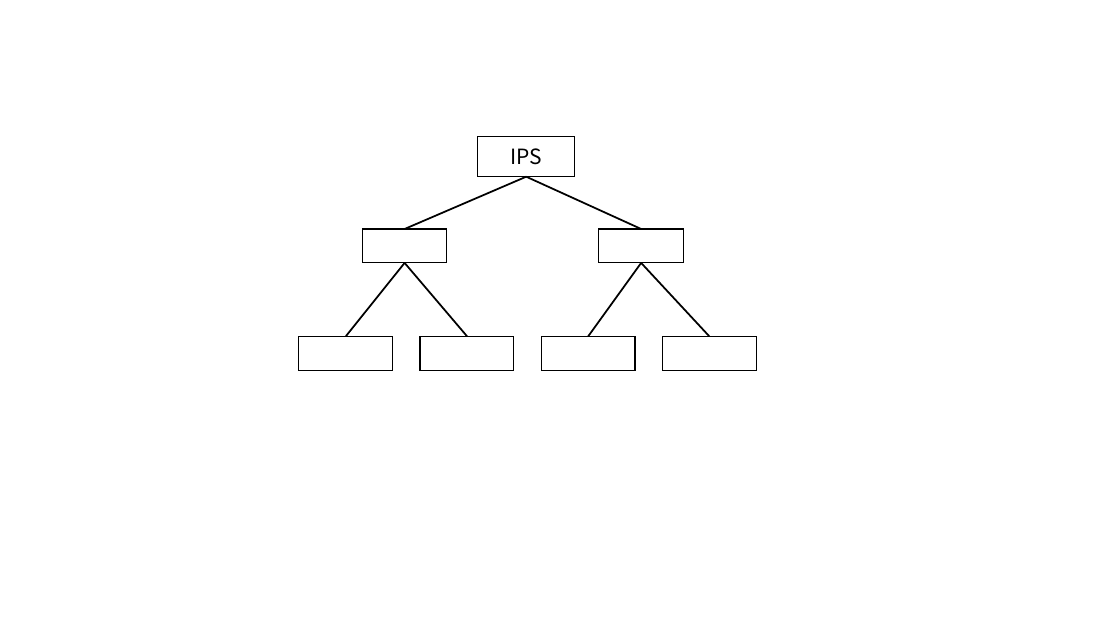
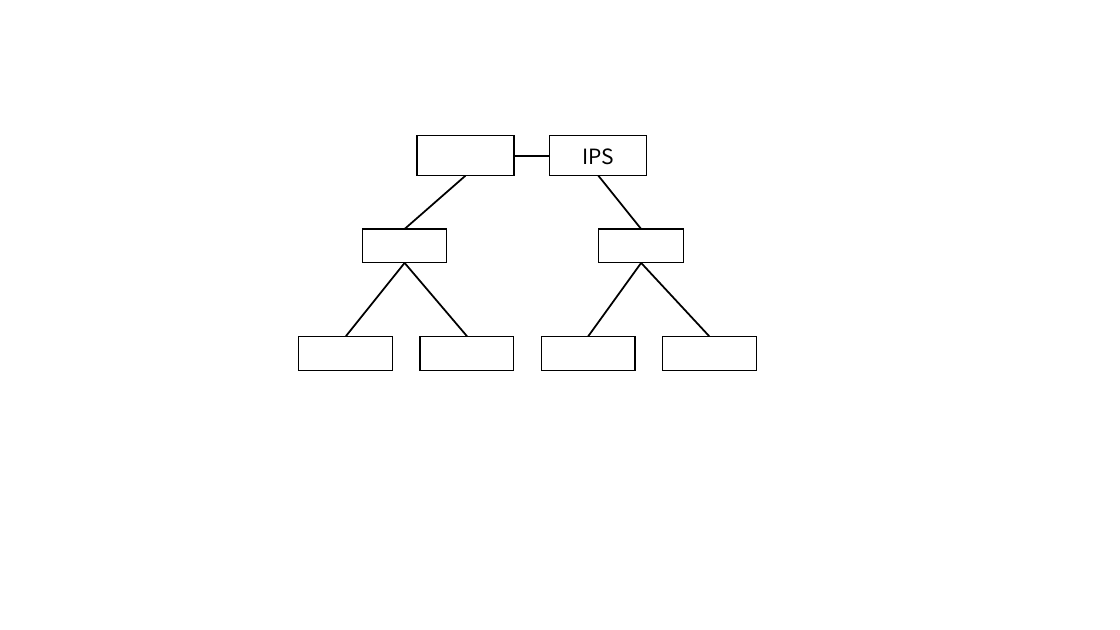
Before and after one commit to Kotaro-MOTOYOSHI/-, a slide deck: slide 4 of Figure.pptx. Drawn at 1120x630 pixels with LibreOffice and Linux fonts; fonts in the diff are those of the drawing. Boxes give left, top, right and bottom in pixels: in the first picture for what was removed or moved away, otherwise in the second. Text is boxed around its words. In the diff, an @@ line names an element or a change of style, - is before the commit and + after.

```diff
--- a/Figure.pptx
+++ b/Figure.pptx
@@ rectangle: place and size @@
-rectangle at [478, 137, 575, 177]
+rectangle at [417, 135, 513, 176]
@@ text "IPS": place and size @@
-text "IPS" at [510, 148, 542, 165]
+text "IPS" at [583, 148, 615, 165]
@@ rectangle added at [550, 135, 647, 176], outline #000000 1 pt @@
@@ line moved from (405, 229) - (526, 176) to (405, 229) - (465, 176) @@
@@ line moved from (641, 229) - (526, 176) to (550, 155) - (514, 155) @@
@@ line added from (641, 229) to (598, 176), #000000 1.5 pt @@
```
Also in this commit, not shown: 10 other files.
